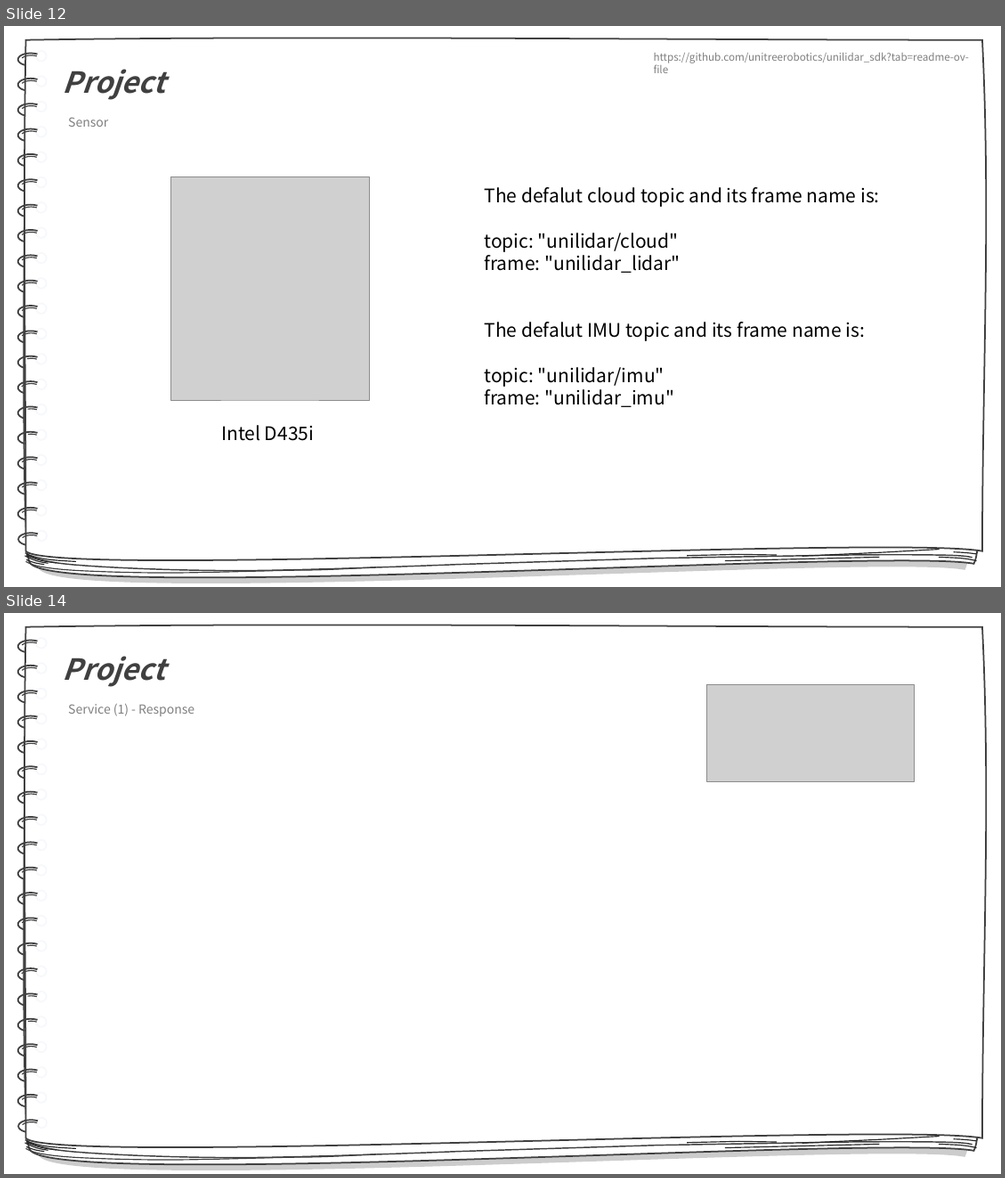
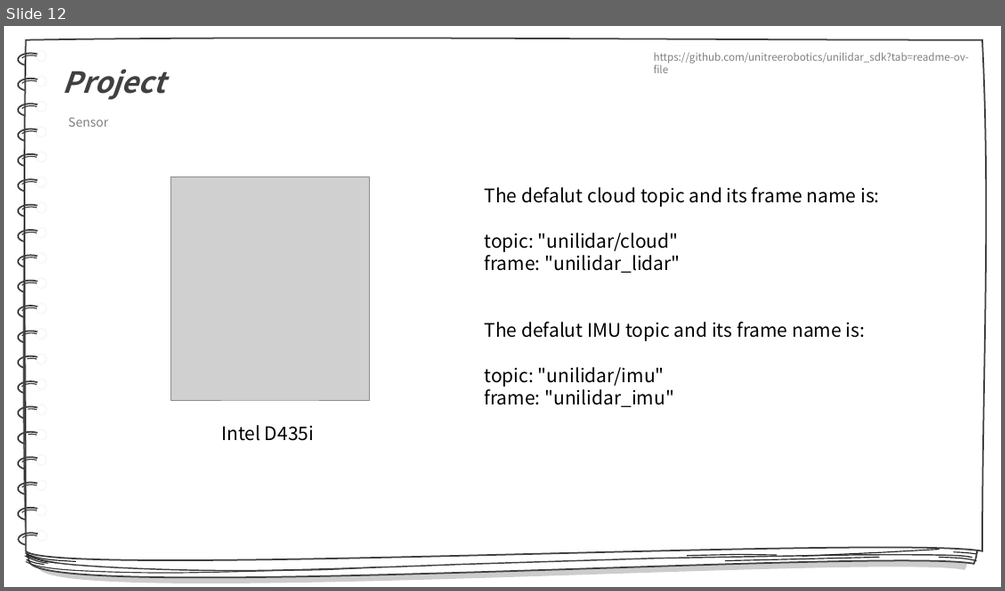
Before and after one commit to redEddie/CROS0218, a slide deck: 팀플 ppt.pptx. Shown one above the other, each under a label of ours: slides 12 and 14 before the commit, slide 12 after it; the slides between them are not shown. The pictures are 1005x1178 and 1005x591 pixels, drawn with LibreOffice and Linux fonts; fonts in the diff are those of the drawing; grey boxes stand for pictures. Boxes give left, top, right and bottom in pixels: in the first picture for what was removed or moved away, otherwise in the second. Text is boxed around its words. In the diff, an @@ line names an element or a change of style, - is before the commit and + after.

```diff
--- a/팀플 ppt.pptx
+++ b/팀플 ppt.pptx
@@ slide 14 removed at box(4, 613, 1001, 1174), background #FFFFFF @@
@@ picture removed at box(707, 685, 914, 781) @@
@@ group removed at box(18, 625, 986, 1164): 40 arc (boxed as its full ellipse)s, 20 ellipses, 13 freeform shapes @@
-Project
-Service (1) - Response
```
Also in this commit, not shown: 8 slides changed, 3 slides added.
